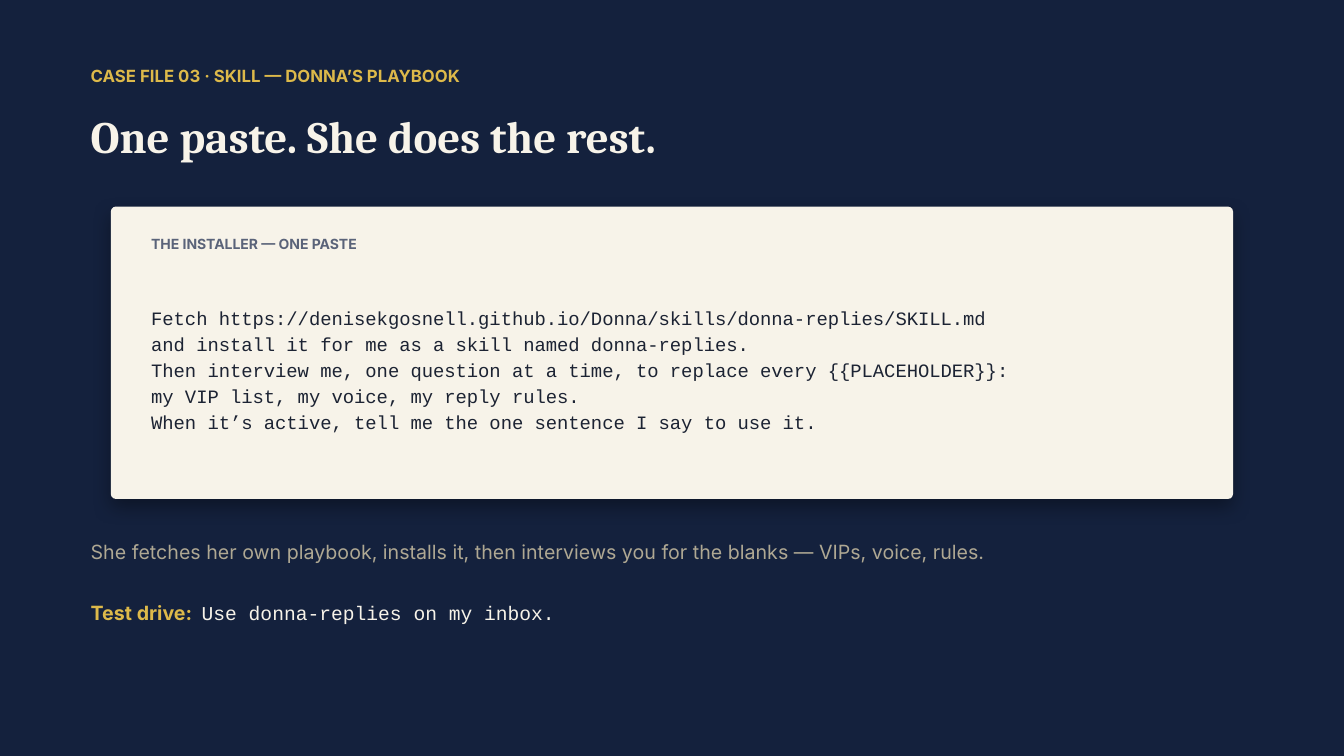
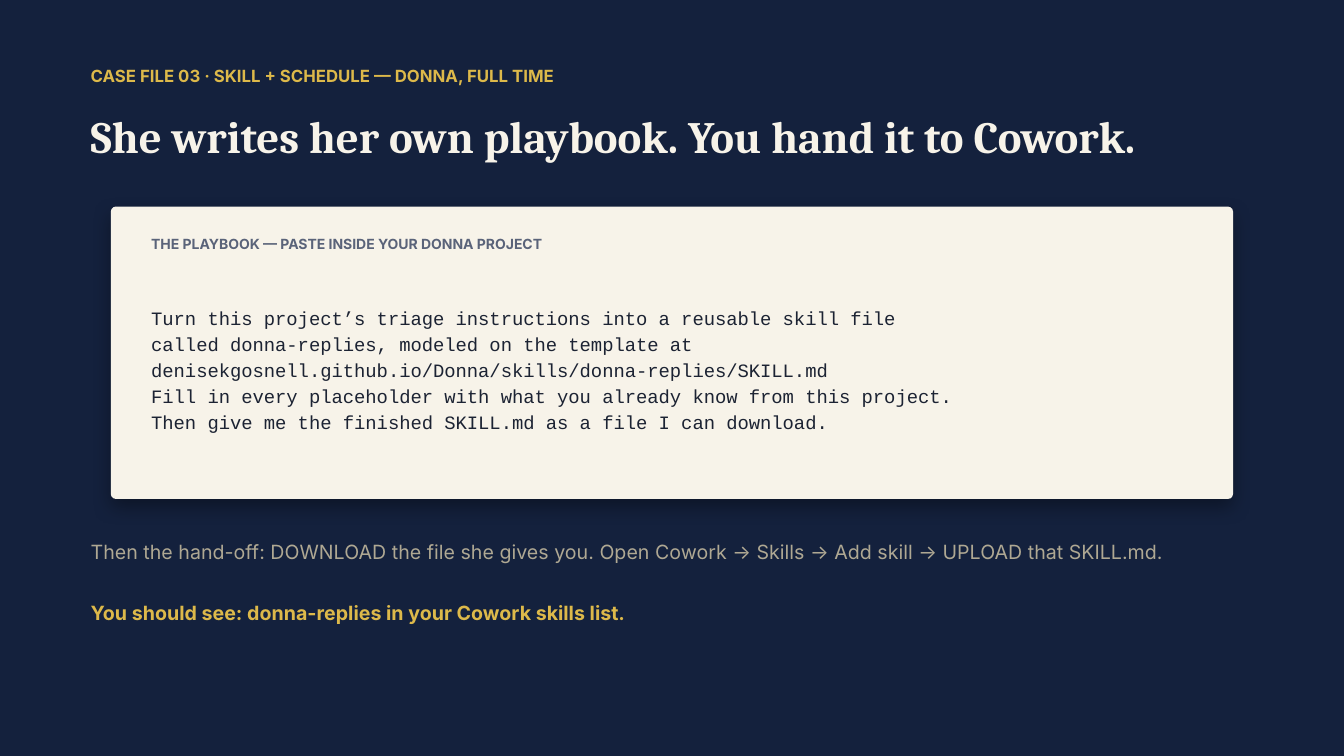
Before and after one commit to denisekgosnell/Donna, a slide deck: slide 15 of assets/build-your-own-donna.pptx (slide 12 before the commit). Drawn at 1344x756 pixels with LibreOffice and Linux fonts; fonts in the diff are those of the drawing. Boxes give left, top, right and bottom in pixels: in the first picture for what was removed or moved away, otherwise in the second. Text is boxed around its words. In the diff, an @@ line names an element or a change of style, - is before the commit and + after.

```diff
--- a/assets/build-your-own-donna.pptx
+++ b/assets/build-your-own-donna.pptx
@@ text at [91,69,554,86]: text changed @@
-CASE FILE 03 · SKILL — DONNA’S PLAYBOOK
+CASE FILE 03 · SKILL + SCHEDULE — DONNA, FULL TIME
@@ text at [91,122,1136,163]: text changed @@
-One paste. She does the rest.
+She writes her own playbook. You hand it to Cowork.
@@ text at [151,238,542,249]: text changed @@
-THE INSTALLER — ONE PASTE
+THE PLAYBOOK — PASTE INSIDE YOUR DONNA PROJECT
@@ text at [151,311,952,433]: text changed @@
-Fetch https://denisekgosnell.github.io/Donna/skills/donna-replies/SKILL.md
-and install it for me as a skill named donna-replies.
-Then interview me, one question at a time, to replace every {{PLACEHOLDER}}:
-my VIP list, my voice, my reply rules.
-When it’s active, tell me the one sentence I say to use it.
+Turn this project’s triage instructions into a reusable skill file
+called donna-replies, modeled on the template at
+denisekgosnell.github.io/Donna/skills/donna-replies/SKILL.md
+Fill in every placeholder with what you already know from this project.
+Then give me the finished SKILL.md as a file I can download.
@@ text at [91,544,1163,563]: text changed @@
-She fetches her own playbook, installs it, then interviews you for the blanks — VIPs, voice, rules.
+Then the hand-off: DOWNLOAD the file she gives you. Open Cowork → Skills → Add skill → UPLOAD that SKILL.md.
@@ text at [91,605,625,624]: text changed; font Courier New to Inter; text colour #F7F3E9 to #DDB94A; bold on @@
-Test drive: Use donna-replies on my inbox.
+You should see: donna-replies in your Cowork skills list.
```
Also in this commit, not shown: 10 other slides changed, 6 slides added, 10 other files.
